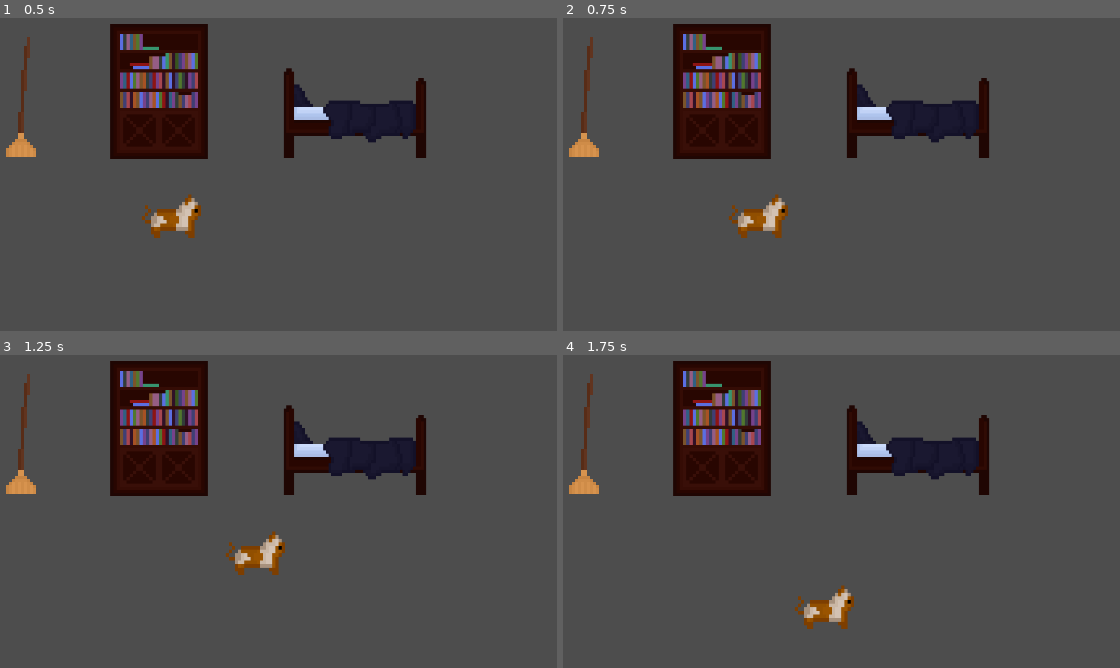
Above: before the commit, frames 1-4 (two rows, left to right).
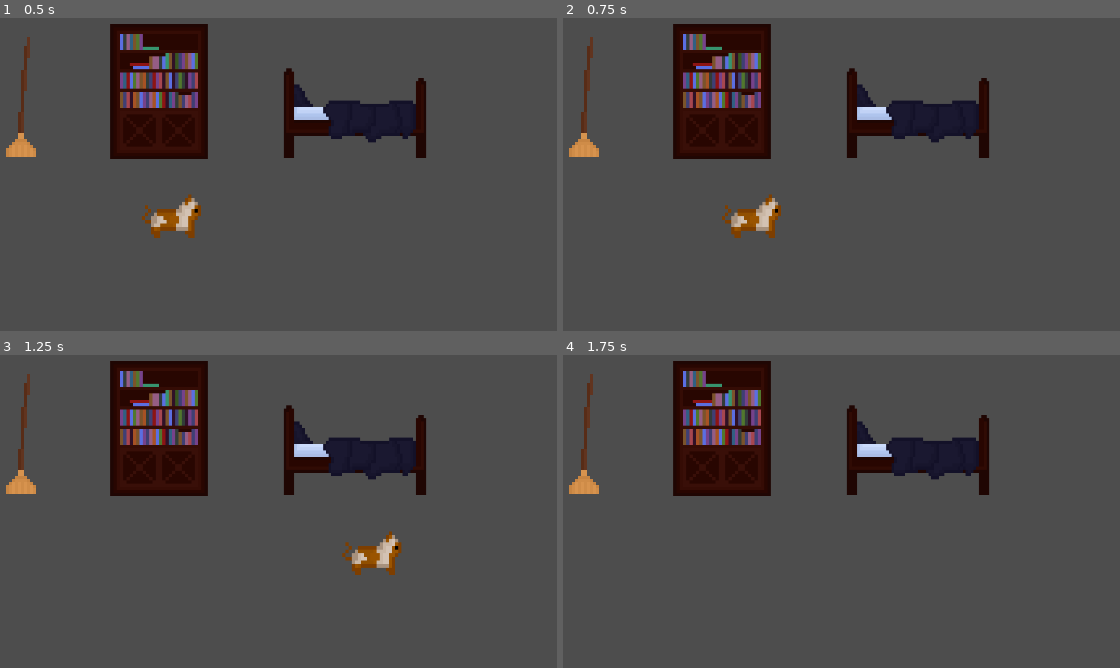
Above: after the commit, the same moments.

Repository: mariacook543/themidnightjam
Game: Godot game, scene res://node_2d.tscn
Same seed, same stepped clock (60 frames per second), same inputs: the game is played once before the commit and once after it.
Inputs:
- Up to frame 1 (0.5 s): no input
- Up to frame 2 (0.75 s): tap Enter at 0.5 s; hold Right (ui_right) from 0.53 s (still down)
- Up to frame 3 (1.25 s): keep holding Right (ui_right)
- Up to frame 4 (1.75 s): release Right (ui_right) at 1.28 s; hold Down (ui_down) from 1.28 s (still down)

Frame 1 is identical in both runs. In frame 2, 0.8% of the frame differs, in the area x 28-41%, y 56-71%; in frame 3, 1.6%, in the area x 40-73%, y 56-71%; in frame 4, 0.8%.

Commit message:
acceleration

Diff:
--- a/Player/Player.gd
+++ b/Player/Player.gd
@@ -1,12 +1,18 @@
 extends CharacterBody2D
+
+const accel = 400
+const max_spd = 150
+const friction = 400
+
 
 func _physics_process(delta):
 	var input_vector = Vector2.ZERO
 	input_vector.x = Input.get_action_strength("ui_right") - Input.get_action_strength("ui_left")
 	input_vector.y = Input.get_action_strength("ui_down") - Input.get_action_strength("ui_up")
+	input_vector = input_vector.normalized()
 
 	if input_vector != Vector2.ZERO:
-		velocity = input_vector
+		velocity += input_vector * accel * delta
 	else:
-		velocity = Vector2.ZERO
-	move_and_collide(velocity)
+		velocity = velocity.move_toward(Vector2.ZERO, friction)
+	move_and_collide(velocity * delta)
